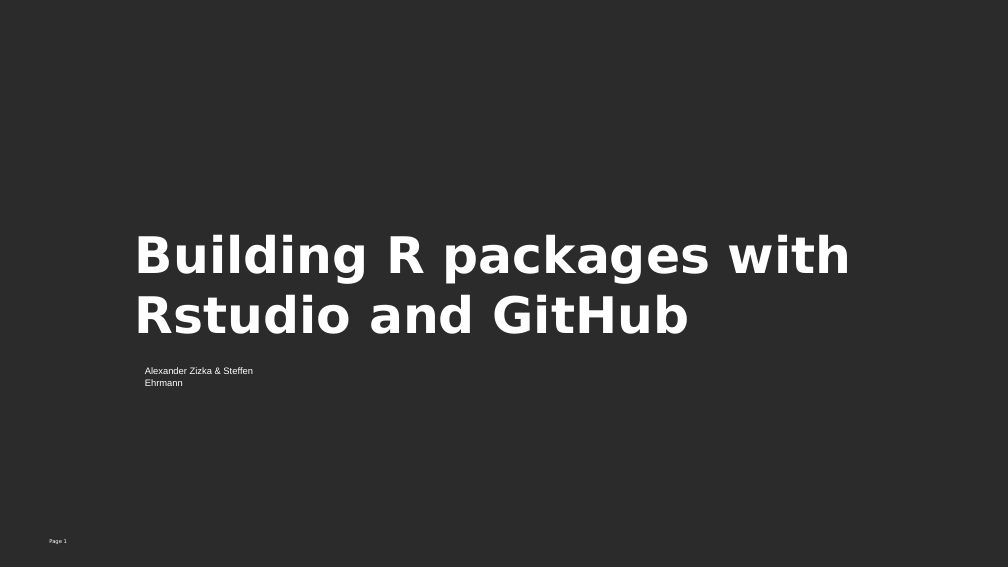
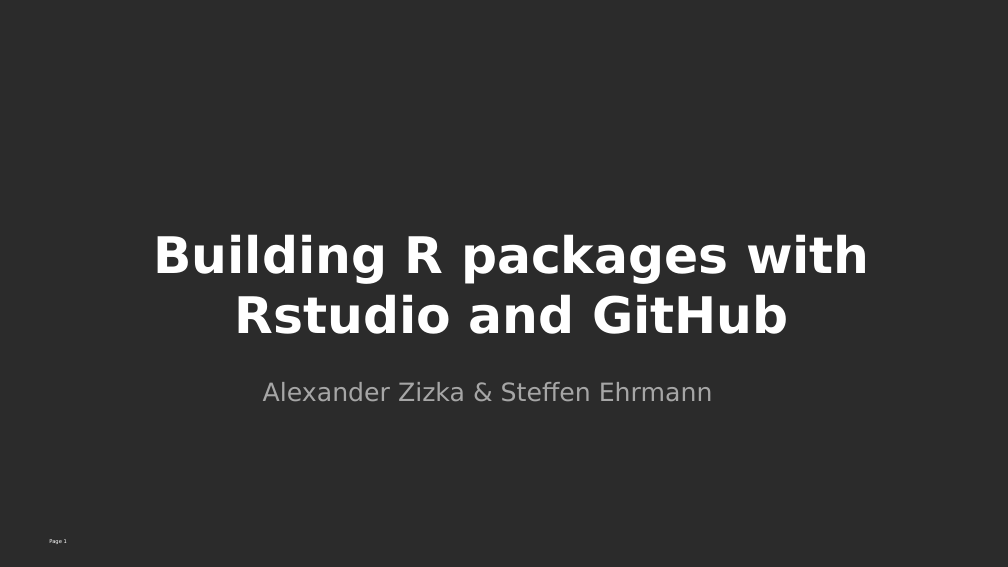
Before and after one commit to idiv-biodiversity/yDiv_building_packages_Rstudio_GitHub, a slide deck: slide 1 of introduction.pptx. Drawn at 1008x567 pixels with LibreOffice and Linux fonts; fonts in the diff are those of the drawing; background and template pictures are left out; a plain dark background stands for a picture behind light text. Boxes give left, top, right and bottom in pixels: in the first picture for what was removed or moved away, otherwise in the second. Text is boxed around its words. In the diff, an @@ line names an element or a change of style, - is before the commit and + after.

```diff
--- a/introduction.pptx
+++ b/introduction.pptx
@@ text "Building R packages with Rstudio ..." at [153, 234, 870, 334]: alignment left to centre @@
@@ text "Alexander Zizka & Steffen Ehrmann": place and size @@
-text "Alexander Zizka & Steffen Ehrmann" at [145, 367, 253, 386]
+text "Alexander Zizka & Steffen Ehrmann" at [263, 382, 713, 402]
@@ text "Alexander Zizka & Steffen Ehrmann" at [263, 382, 713, 402]: size 6.6 to 18 pt, font Arial to DejaVu Sans, text colour #FFFFFF to #A6A6A6 @@
```
Also in this commit, not shown: 5 other slides changed, 2 slides added, 3 slides removed, 5 other files.
